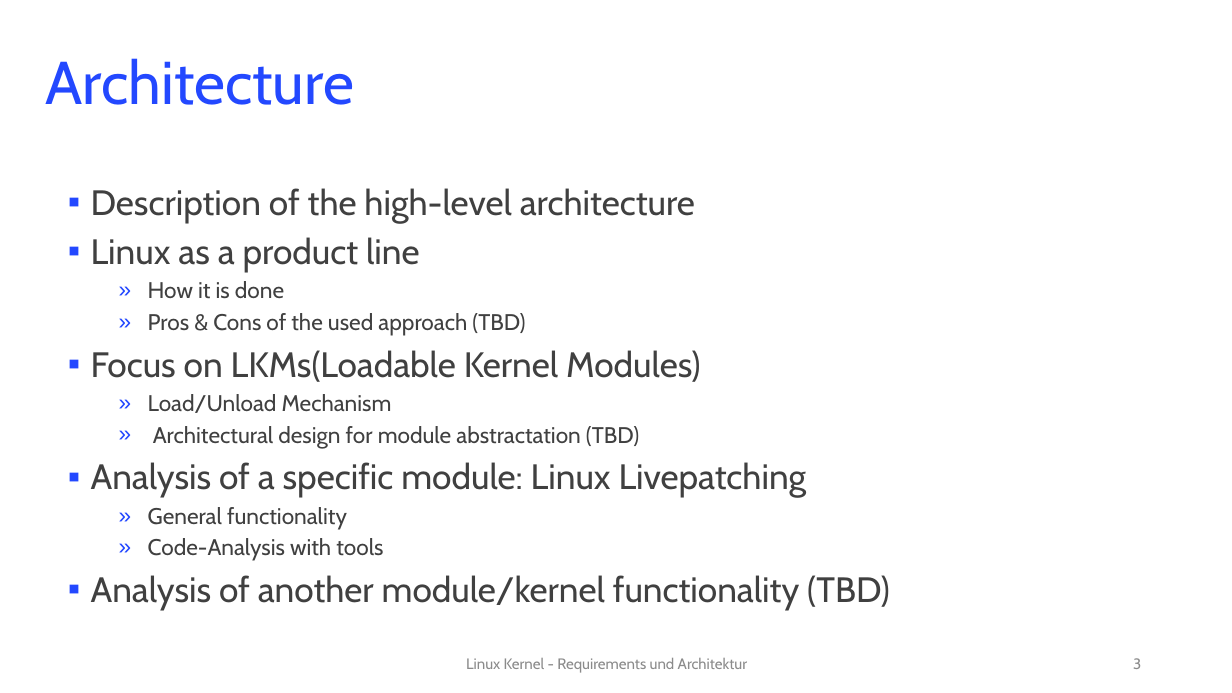
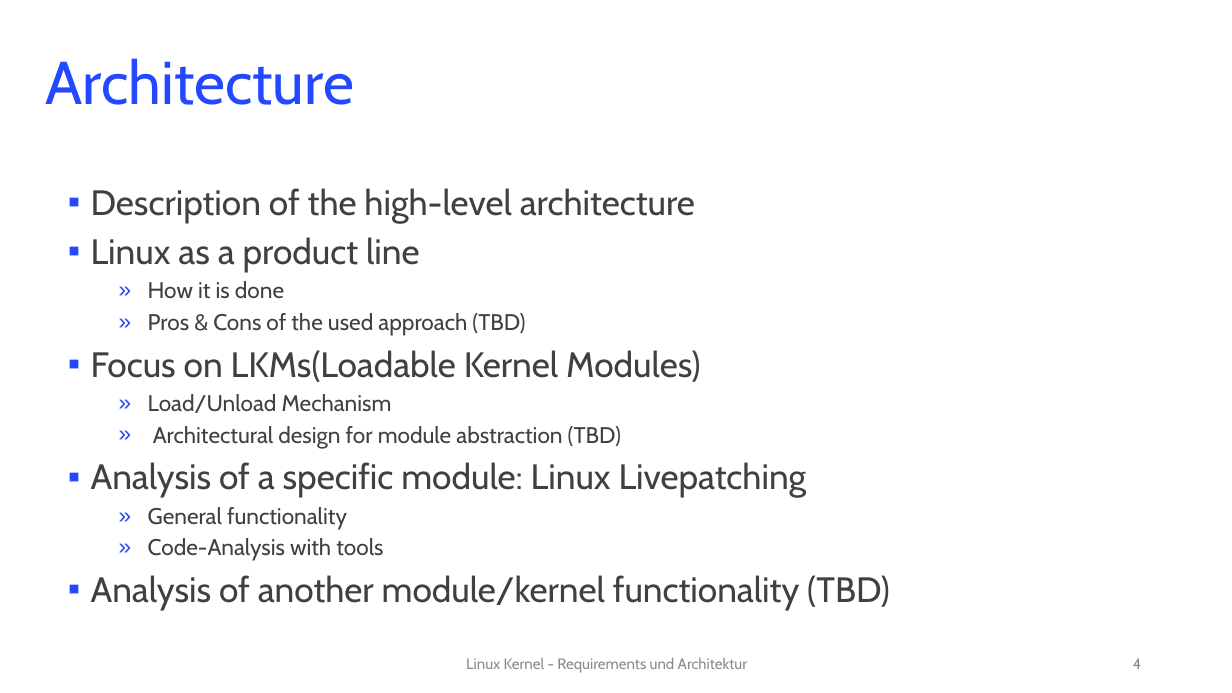
Before and after one commit to rixx/uni-linux-architecture, a slide deck: slide 4 of RESA_LINUX_intermediate_II.pptx (slide 3 before the commit). Drawn at 1232x693 pixels with LibreOffice and Linux fonts; fonts in the diff are those of the drawing. Boxes give left, top, right and bottom in pixels: in the first picture for what was removed or moved away, otherwise in the second. Text is boxed around its words. In the diff, an @@ line names an element or a change of style, - is before the commit and + after.

```diff
--- a/RESA_LINUX_intermediate_II.pptx
+++ b/RESA_LINUX_intermediate_II.pptx
@@ text at box(153, 426, 621, 449): text changed @@
-        » Architectural design for module abstractation (TBD)
+        » Architectural design for module abstraction (TBD)
@@ page number at box(1133, 658, 1141, 669): text changed @@
-3
+4
```
Also in this commit, not shown: 1 other slide changed, 1 slide added.
